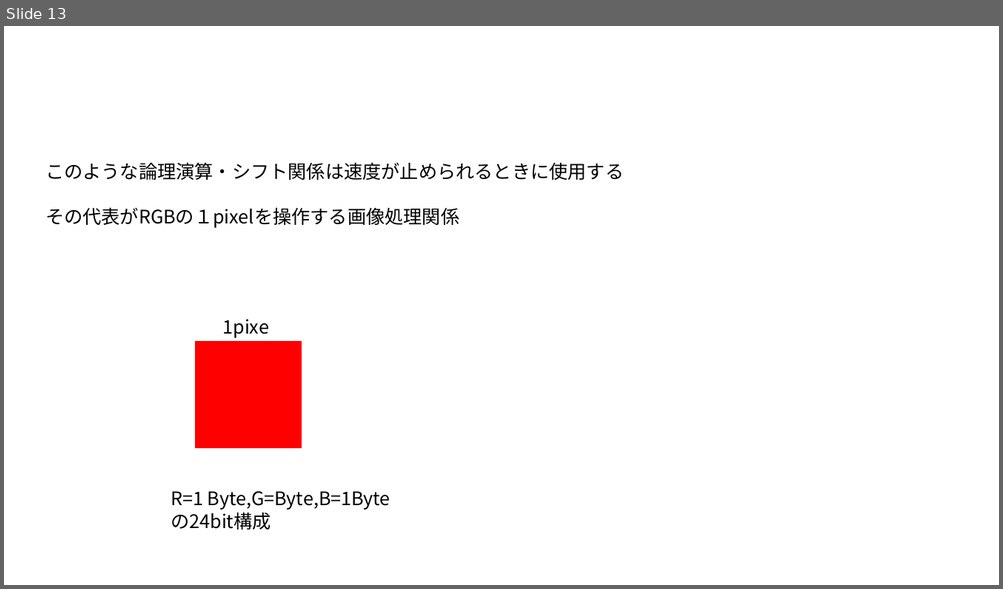
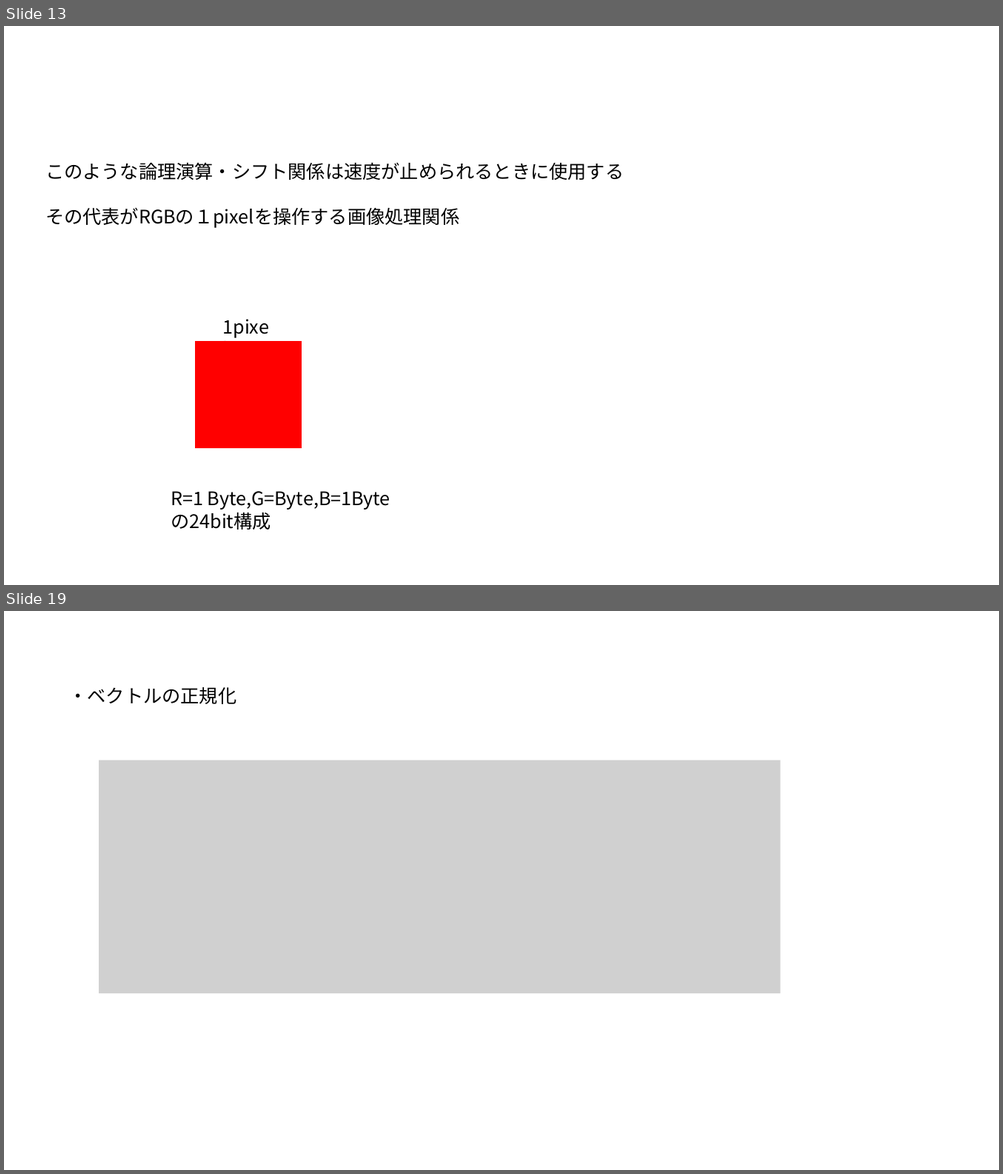
Before and after one commit to UMA729/MySchoolDatas, a slide deck: ゲ数Ⅱ/ゲーム数学.pptx. Shown one above the other, each under a label of ours: slide 13 before the commit, slides 13 and 19 after it; the slides between them are not shown. The pictures are 1003x589 and 1003x1174 pixels, drawn with LibreOffice and Linux fonts; fonts in the diff are those of the drawing; grey boxes stand for pictures. Boxes give left, top, right and bottom in pixels: in the first picture for what was removed or moved away, otherwise in the second. Text is boxed around its words. In the diff, an @@ line names an element or a change of style, - is before the commit and + after.

Commit message:
ゲーム数学で新しくvsプロジェクトを作った

```diff
--- a/ゲ数Ⅱ/ゲーム数学.pptx
+++ b/ゲ数Ⅱ/ゲーム数学.pptx
@@ slide 19 added at (4, 611, 999, 1170), background #FFFFFF @@
@@ text added at (69, 687, 237, 704), 18 pt, text #000000 @@
+・ベクトルの正規化
@@ picture added at (99, 760, 780, 994) @@
```
Also in this commit, not shown: 5 other slides added, 17 other files.
